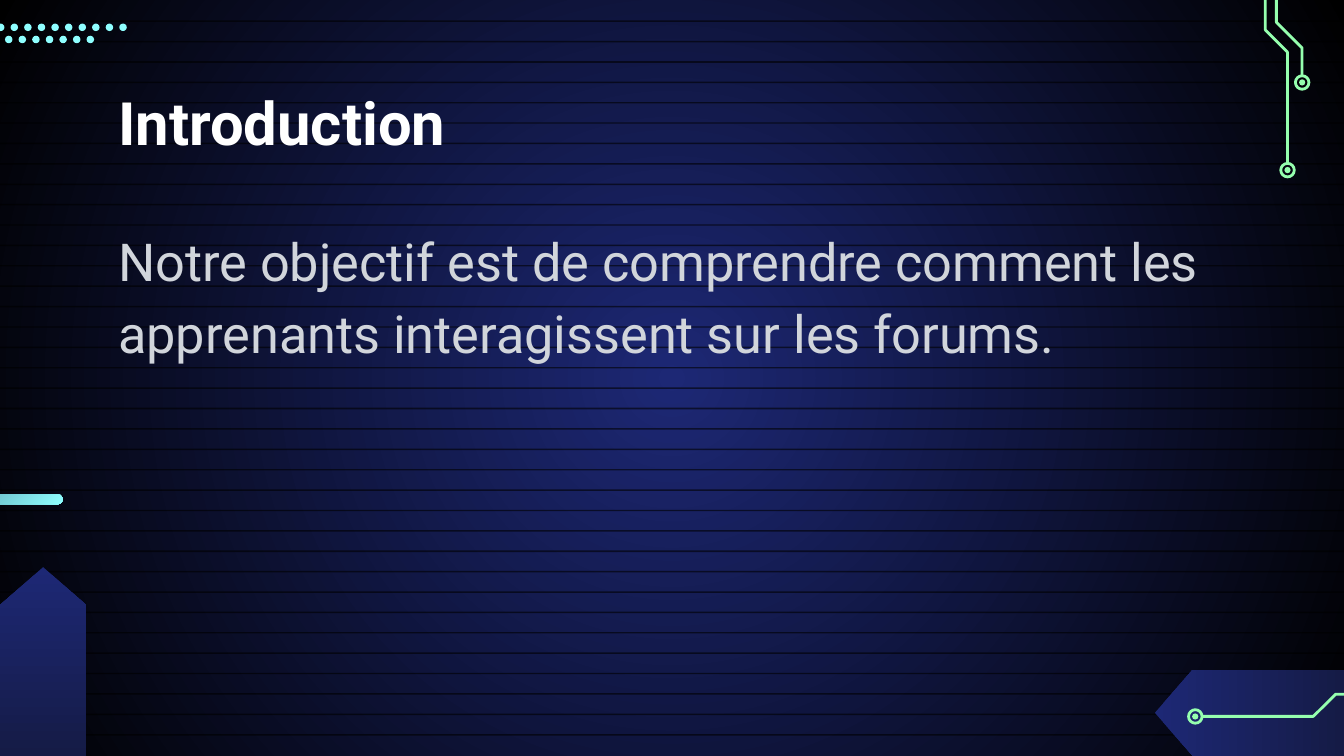
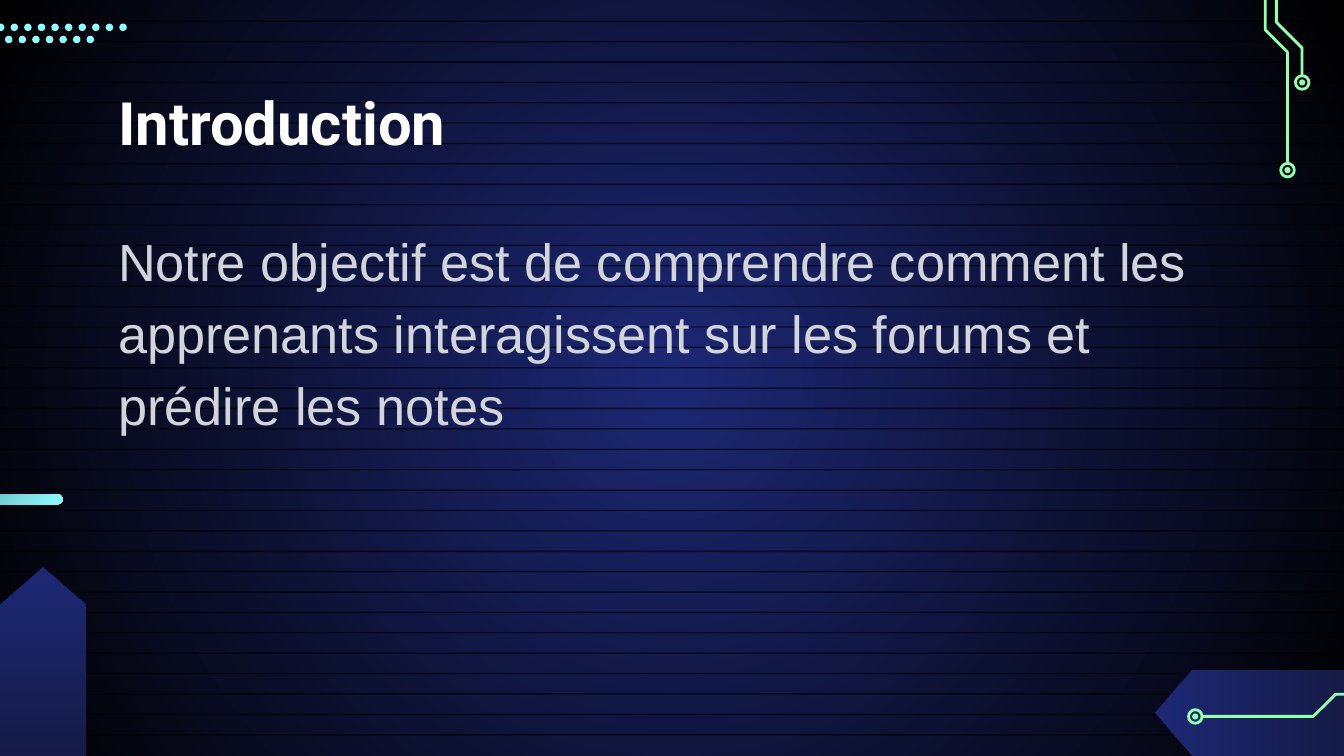
Before and after one commit to data-IA-2022/MOOC_Group6_Evelyne_Manu, a slide deck: slide 3 of MOOC_manuel_evelyne.pptx. Drawn at 1344x756 pixels with LibreOffice and Linux fonts; fonts in the diff are those of the drawing. Boxes give left, top, right and bottom in pixels: in the first picture for what was removed or moved away, otherwise in the second. Text is boxed around its words. In the diff, an @@ line names an element or a change of style, - is before the commit and + after.

```diff
--- a/MOOC_manuel_evelyne.pptx
+++ b/MOOC_manuel_evelyne.pptx
@@ text at [118, 243, 1186, 435]: text changed; font Roboto to Arial @@
-Notre objectif est de comprendre comment les apprenants interagissent sur les forums.
+Notre objectif est de comprendre comment les apprenants interagissent sur les forums et prédire les notes
```
Also in this commit, not shown: 8 other slides changed, 14 slides added, 9 other files.
